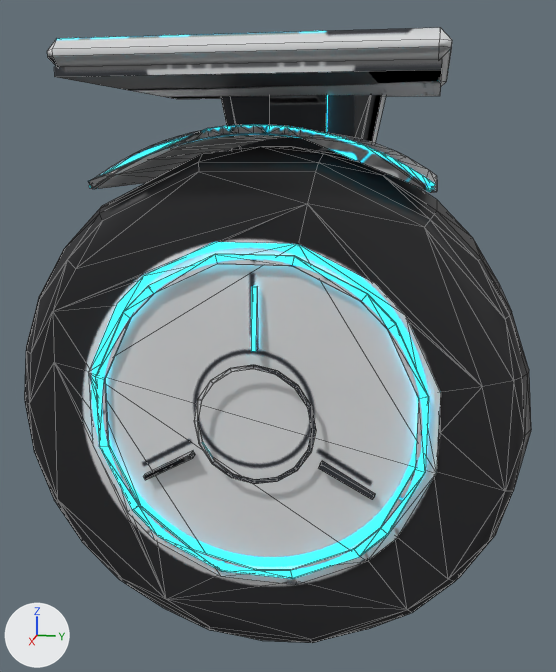
A saved change to the FBX model Tools/ModelFactory/R4SixStyles1/models/01_CleanFuturistic/R4M_Wheel/R4M_Wheel_LOD1.fbx.
Camera for both pictures: a 50 mm camera at (1.192, 0.239, 0.128) aimed at (-0.006, -0.001, -0.171). Every picture has the same lights, and +X, +Y and +Z are marked at lower left. The picture after the commit comes second. Mesh edges are drawn as thin lines.

Objects in the first picture: 'R4M_Wheel_LOD1'.
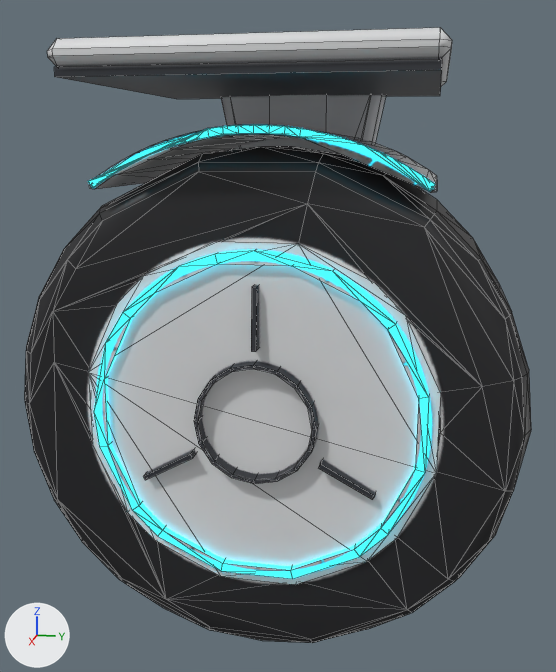
Pixel boxes (x1, y1, x2, y2) of what changed, in the pictures (556 x 672 px; the box of a moved part takes in the faces that stretch with it):
part 1 of me_r4m_wheel_mount_002, moved or reshaped
    before: (95, 254, 429, 579)
    after: (94, 250, 429, 579)
part 2 of me_r4m_wheel_mount_002, surface changed
    both: (48, 47, 452, 590)

Diff of the bpy script that builds the scene:
```diff
--- a/Tools/ModelFactory/R4SixStyles1/models/01_CleanFuturistic/R4M_Wheel/R4M_Wheel_LOD1.fbx.py
+++ b/Tools/ModelFactory/R4SixStyles1/models/01_CleanFuturistic/R4M_Wheel/R4M_Wheel_LOD1.fbx.py
@@ me_r4m_wheel_mount_002 @@
 # used by ob_r4m_wheel_lod1; location = (0.0, 0.0, 0.0)
-me_r4m_wheel_mount_002.from_pydata(...)  # 888 vertices, 1389 faces; spans x -0.25..0.25, y -0.388..0.388, z -0.648..0.26
+me_r4m_wheel_mount_002.from_pydata(...)  # 890 vertices, 1392 faces; spans x -0.25..0.25, y -0.388..0.388, z -0.648..0.26
+# me_r4m_wheel_mount_002 part 1
+# 13 vertices are removed from x 0.162..0.166, y -0.244..0.156, z -0.504..-0.016
+# 59 faces are deleted
+# 32 vertices in x 0.174, y -0.09..0.09, z -0.35..-0.17 move by (-0.024, 0.0, 0.0)
+# 17 vertices in x 0.162, y -0.23..0.244, z -0.504..-0.016 move by (-0.012, 0.0, 0.0)
+# 12 vertices in x 0.16, y -0.175..0.175, z -0.363..-0.06 move by (-0.01, 0.0, 0.0)
+# 8 vertices move from x 0.162, y -0.244..0.156, z -0.496..-0.016 to x 0.15, y -0.25..0.108, z -0.49..-0.01
+# 8 new vertices lie (-0.016, 0.0, 0.0) away from vertices in x 0.166, y -0.244..0.156, z -0.504..-0.313
+# 7 new vertices lie (0.016, 0.0, 0.0) away from vertices in x 0.162, y -0.244..0.156, z -0.496..-0.016
+# 62 new faces join them
+# me_r4m_wheel_mount_002 part 2: 839 kept faces spanning x -0.25..0.25, y -0.376..0.376, z -0.636..0.246 get new texture (UV) coordinates
 me_r4m_wheel_mount_002.materials.append(mat_r4m_wheel_01_cleanfuturistic)
```
